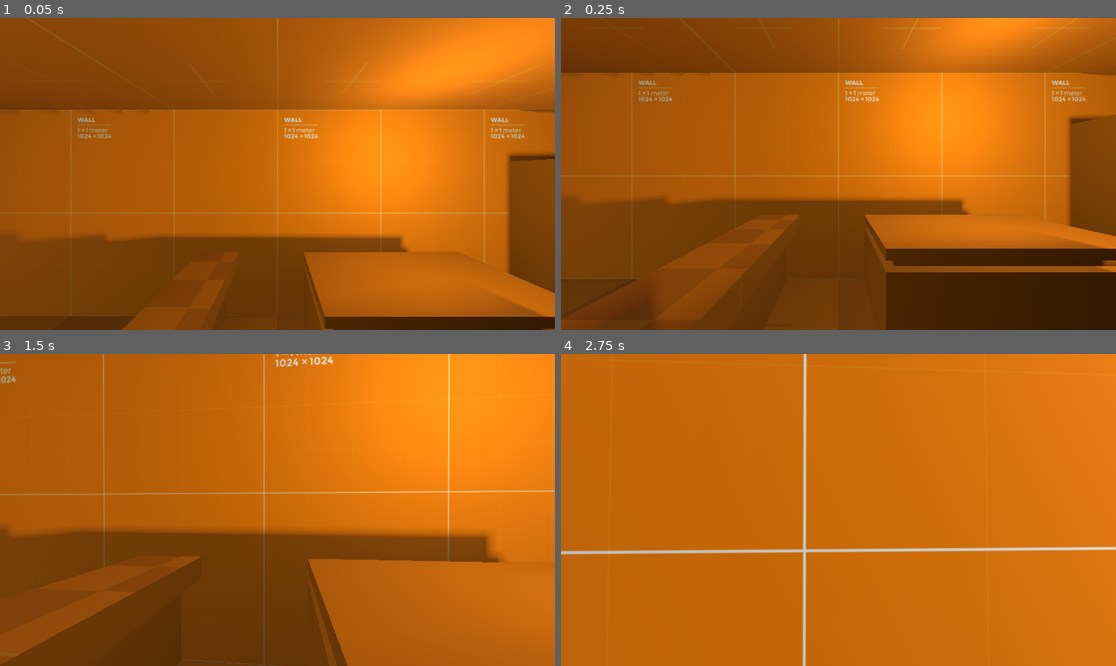
Above: before the commit, frames 1-4 (two rows, left to right).
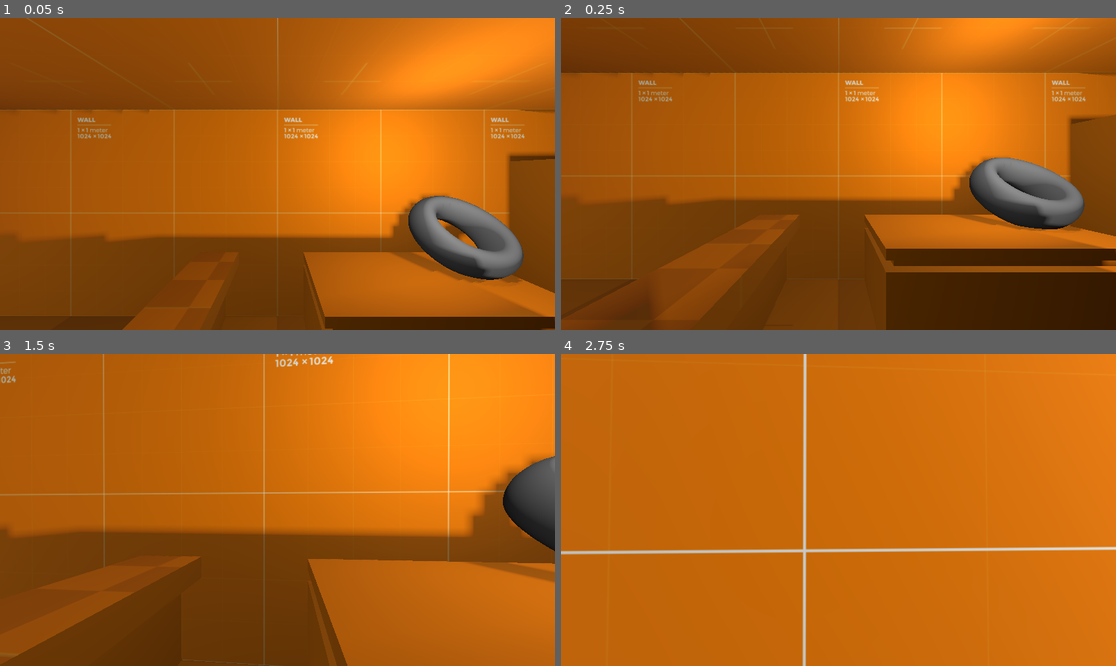
Above: after the commit, the same moments.

Repository: poetahto/camping-prototype
Game: Godot game, scene res://general_store.tscn
Two runs of this game, one before a commit and one after it. Both use one fixed random seed, a clock stepped at 60 frames per second and the inputs below.
Inputs (mouse positions are in pixels of both pictures, inside the frame that each line leads up to):
- Up to frame 1 (0.05 s): no input
- Up to frame 2 (0.25 s): no input
- Up to frame 3 (1.5 s): tap Enter at 0.5 s; move the mouse to (305, 510) at 0.52 s; hold Ctrl (pm_duck) 0.53-1.28 s; hold W (pm_moveforward) from 0.53 s (still down); click (305, 510) at 0.67 s; tap Space (pm_jump) at 0.77 s; move the mouse to (249, 510) at 1.27 s; tap Ctrl (pm_duck) at 1.35 s
- Up to frame 4 (2.75 s): keep holding W (pm_moveforward); tap Space (pm_jump) at 1.52 s; move the mouse to (849, 503) at 2.02 s; hold Ctrl (pm_duck) from 2.03 s (still down)

The runs differ from the first frame. In frame 1, 4.7% of the frame differs, in the area x 70-95%, y 56-85%; in frame 2, 4.2%; in frame 3, 4.5%; in frame 4, nothing differs.

Commit message:
added ctourus

Diff:
--- a/general_store.tscn
+++ b/general_store.tscn
@@ -7,6 +7,8 @@
 
 [sub_resource type="ConcavePolygonShape3D" id="ConcavePolygonShape3D_oebk3"]
 data = PackedVector3Array(-4.096, -1.024, -1.024, -4.096, -1.024, -3.072, -4.096, 1.024, -1.024, -4.096, 1.024, -1.024, …(31802 unchanged characters)…
+
+[sub_resource type="TorusMesh" id="TorusMesh_shcd1"]
 
 [node name="Node3D" type="Node3D"]
 
@@ -46,3 +48,7 @@
 
 [node name="Root Scene" parent="." instance=ExtResource("4_ntocq")]
 transform = Transform3D(1, 0, 0, 0, 1, 0, 0, 0, 1, -4.18602, -1.792, -4.39331)
+
+[node name="MeshInstance3D" type="MeshInstance3D" parent="Root Scene"]
+transform = Transform3D(0.6, 0, 0, 0, 0.752635, -0.403288, 0, 0.641858, 0.472891, 6.90364, 1.58571, -0.607095)
+mesh = SubResource("TorusMesh_shcd1")
Not shown: 1 places in general_store.tscn that only renumber resources
